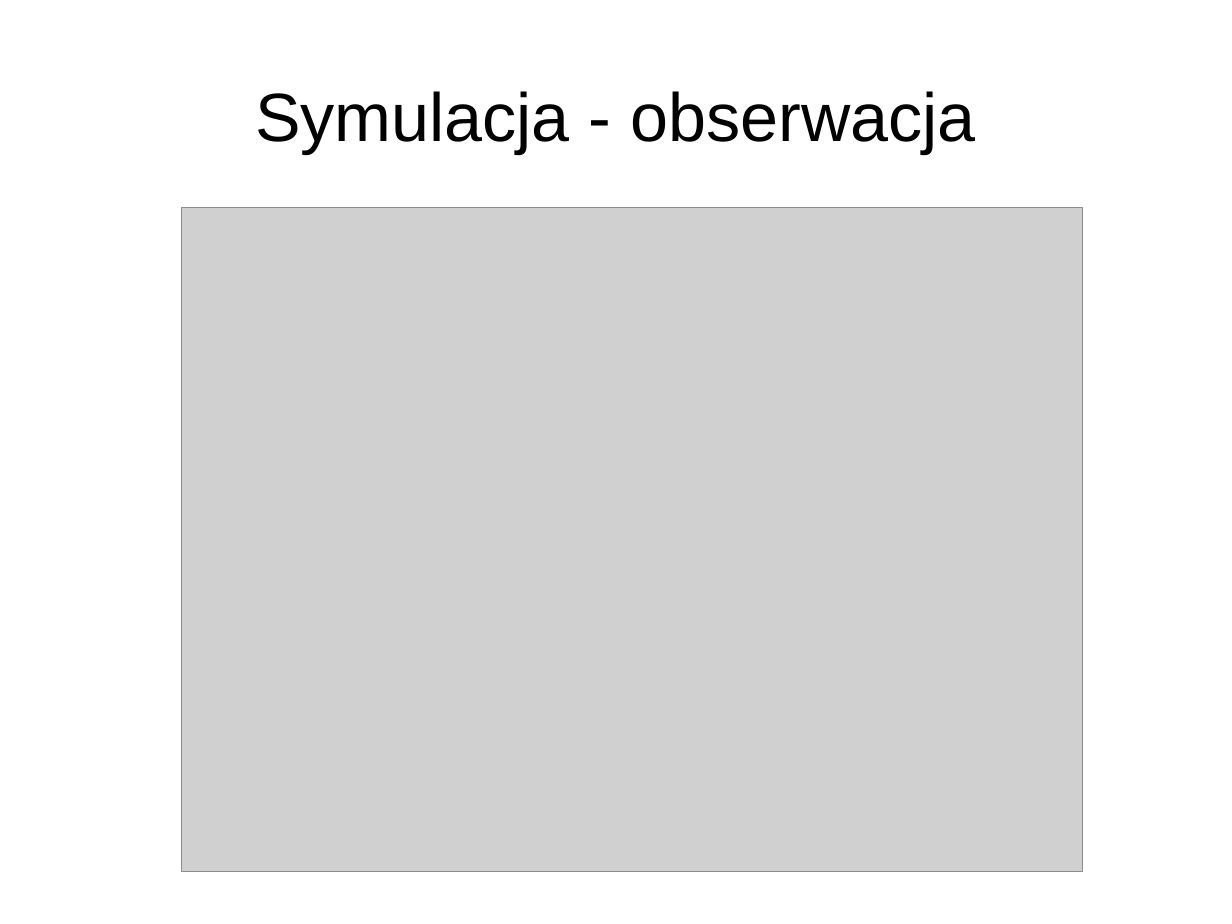
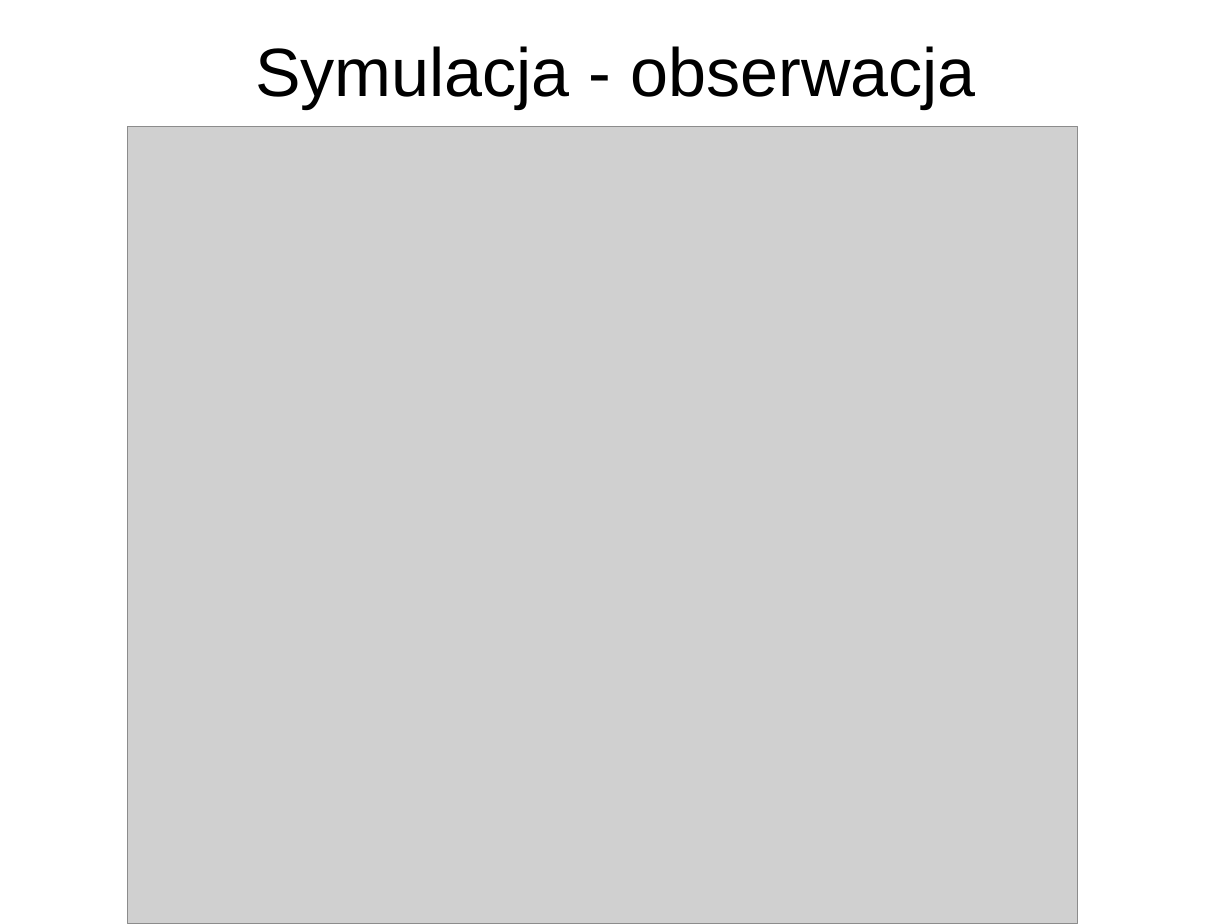
Before and after one commit to AleksanderPasiut/APProject_TrafficLights, a slide deck: slide 12 of prezentacja.pptx. Drawn at 1232x924 pixels with LibreOffice and Linux fonts; fonts in the diff are those of the drawing; grey boxes stand for pictures; background and template pictures are left out. Boxes give left, top, right and bottom in pixels: in the first picture for what was removed or moved away, otherwise in the second. Text is boxed around its words. In the diff, an @@ line names an element or a change of style, - is before the commit and + after.

```diff
--- a/prezentacja.pptx
+++ b/prezentacja.pptx
@@ text "Symulacja - obserwacja": place and size @@
-text "Symulacja - obserwacja" at box(255, 91, 975, 153)
+text "Symulacja - obserwacja" at box(255, 46, 975, 109)
@@ picture: place and size @@
-picture at box(181, 208, 1082, 872)
+picture at box(127, 126, 1078, 924)
```
Also in this commit, not shown: 1 other slide changed, 2 other files.
